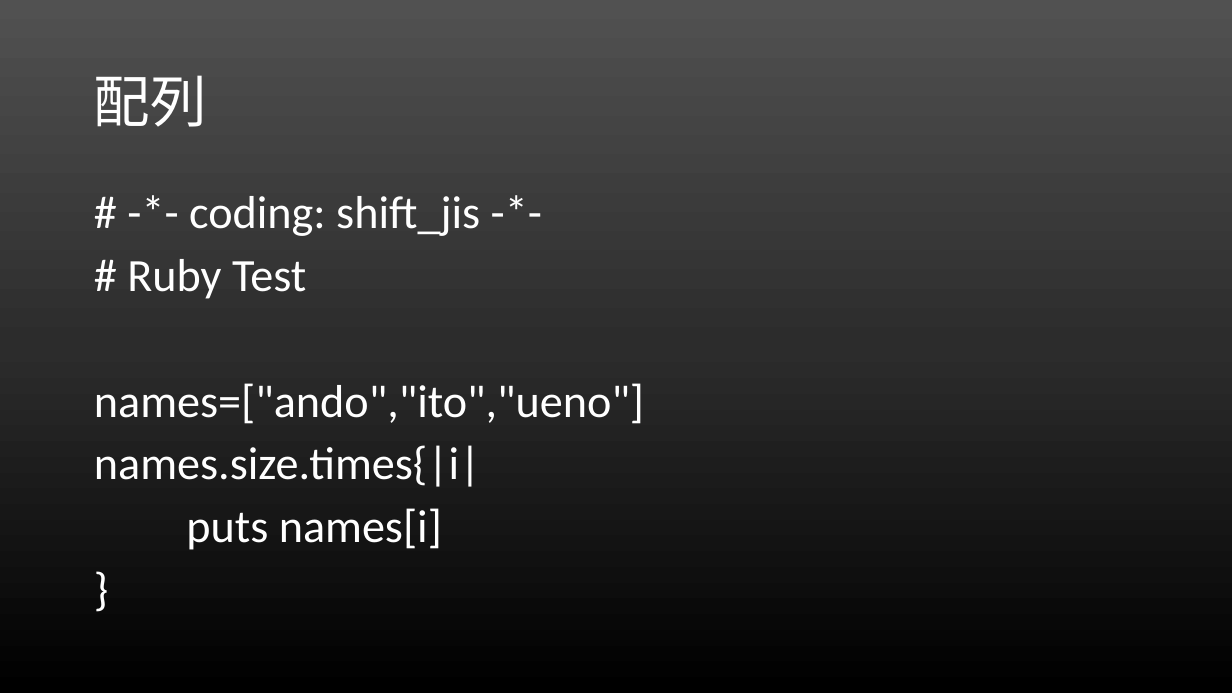
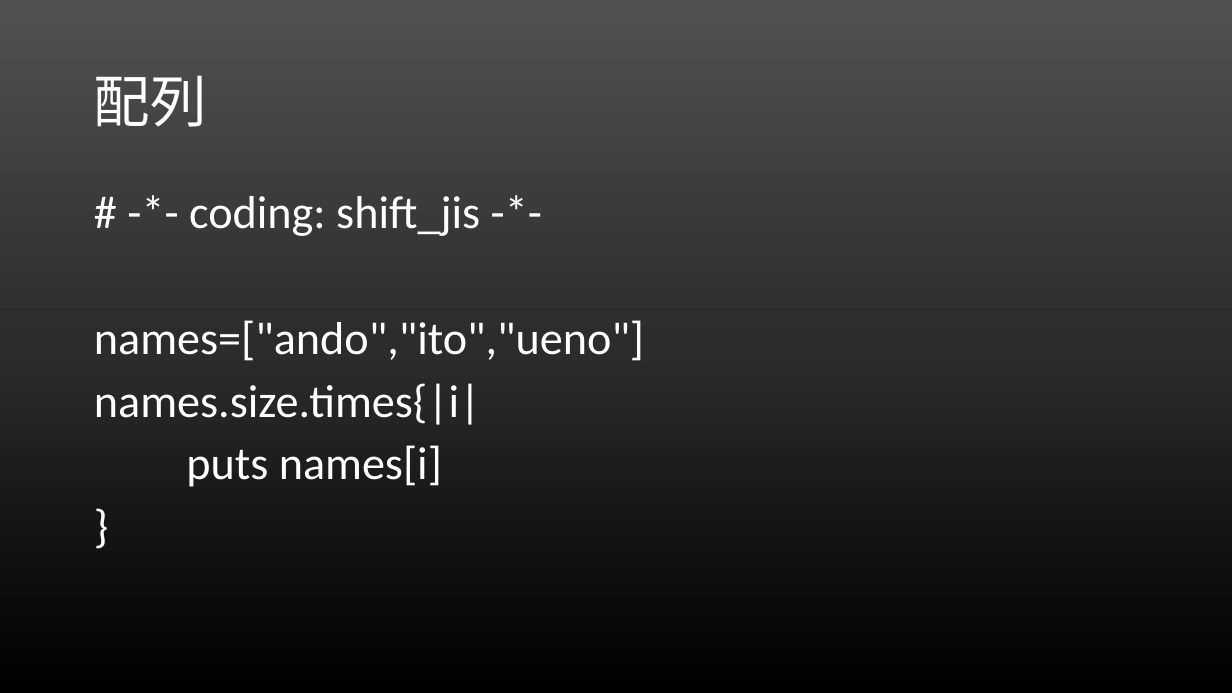
Before and after one commit to rubylecture/Rubylecture, a slide deck: slide 17 of Rubyレクチャー.pptx (slide 12 before the commit). Drawn at 1232x693 pixels with LibreOffice and Linux fonts; fonts in the diff are those of the drawing. Boxes give left, top, right and bottom in pixels: in the first picture for what was removed or moved away, otherwise in the second. Text is boxed around its words. In the diff, an @@ line names an element or a change of style, - is before the commit and + after.

```diff
--- a/Rubyレクチャー.pptx
+++ b/Rubyレクチャー.pptx
@@ text at (127, 259, 306, 299): paragraph removed @@
-# Ruby Test
```
Also in this commit, not shown: 5 other slides changed, 18 slides added, 5 other files.
